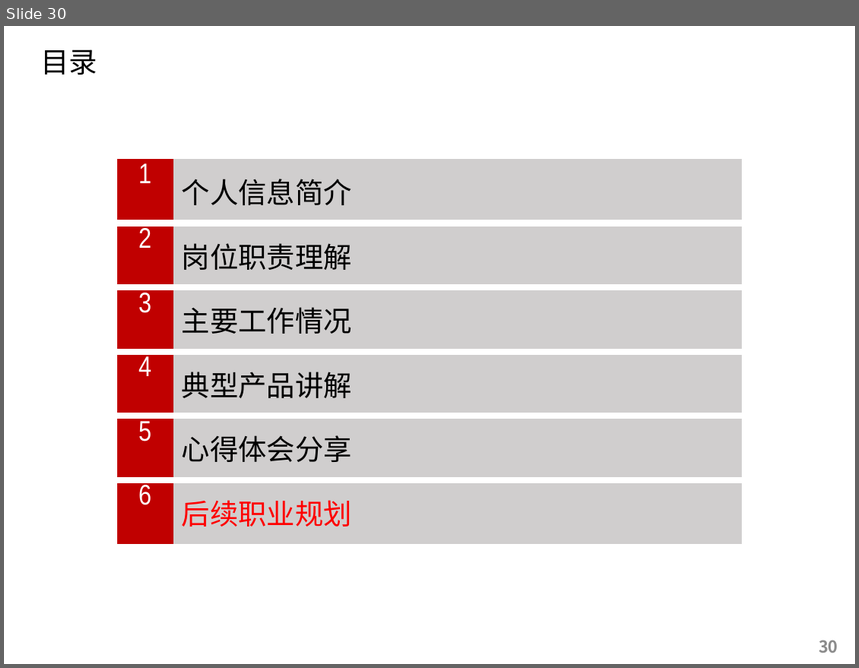
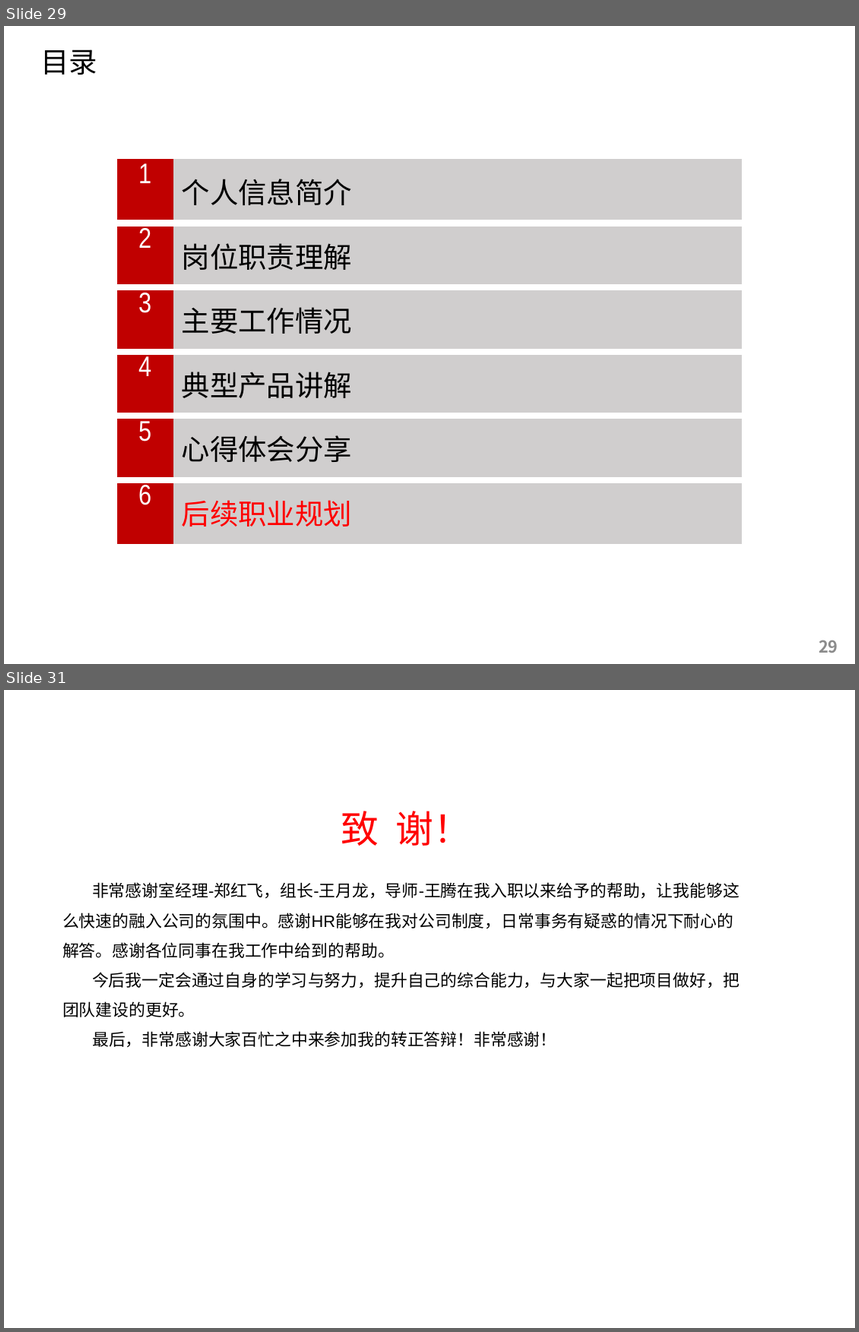
Before and after one commit to donghuizhou/drag-form-new, a slide deck: src/zhou.pptx. Shown one above the other, each under a label of ours: slide 30 before the commit, slides 29 and 31 after it; the slides between them are not shown. The pictures are 859x668 and 859x1332 pixels, drawn with LibreOffice and Linux fonts; fonts in the diff are those of the drawing; background and template pictures are left out. Boxes give left, top, right and bottom in pixels: in the first picture for what was removed or moved away, otherwise in the second. Text is boxed around its words. In the diff, an @@ line names an element or a change of style, - is before the commit and + after.

```diff
--- a/src/zhou.pptx
+++ b/src/zhou.pptx
@@ slide 31 added at bbox=[4, 690, 855, 1328], background picture (left out) @@
@@ text added at bbox=[63, 811, 740, 1047], 14 pt, text #000000 @@
+致 谢！
+非常感谢室经理-郑红飞，组长-王月龙，导师-王腾在我入职以来给予的帮助，让我能够这么快速的融入公司的氛围中。感谢HR能够在我对公司制度，日常事务有疑惑的情况下耐心的解答。感谢各位同事在我工作中给到的帮助。
+今后我一定会通过自身的学习与努力，提升自己的综合能力，与大家一起把项目做好，把团队建设的更好。
+最后，非常感谢大家百忙之中来参加我的转正答辩！非常感谢！
@@ what was slide 30 is now slide 29 @@
@@ page number at bbox=[819, 640, 838, 653]: text changed @@
-30
+29
```
Also in this commit, not shown: 5 slides changed, 2 slides removed, 1 other file.
